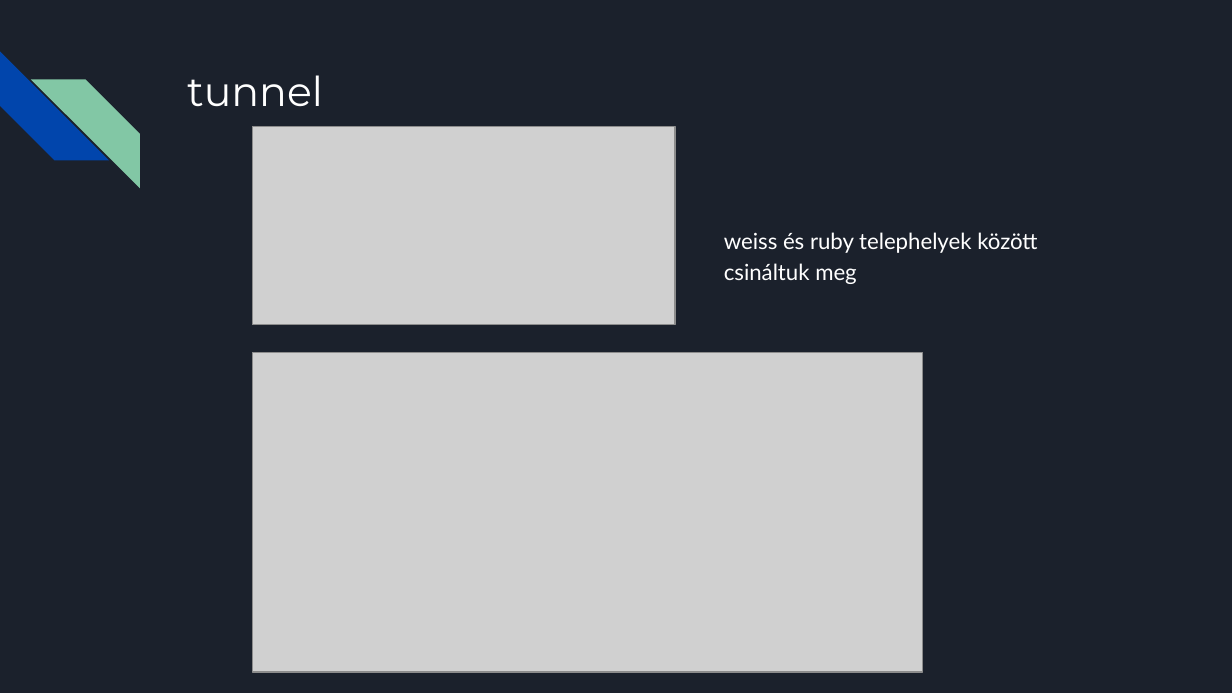
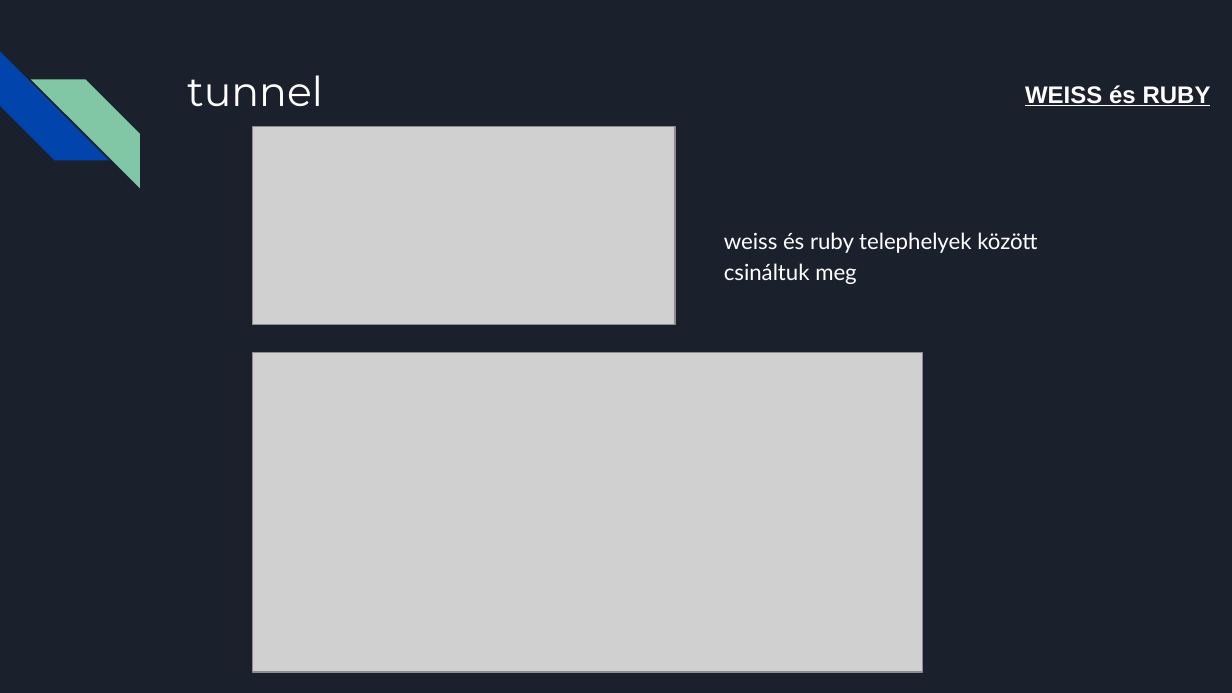
Before and after one commit to XRX265/DotNyetWork, a slide deck: slide 16 of Cím nélküli prezentáció.pptx. Drawn at 1232x693 pixels with LibreOffice and Linux fonts; fonts in the diff are those of the drawing; grey boxes stand for pictures. Boxes give left, top, right and bottom in pixels: in the first picture for what was removed or moved away, otherwise in the second. Text is boxed around its words. In the diff, an @@ line names an element or a change of style, - is before the commit and + after.

```diff
--- a/Cím nélküli prezentáció.pptx
+++ b/Cím nélküli prezentáció.pptx
@@ text added at <box>1025,85,1211,106</box>, 14 pt, text #FFFFFF, bold, underline @@
+WEISS és RUBY
```
Also in this commit, not shown: 14 other slides changed.
